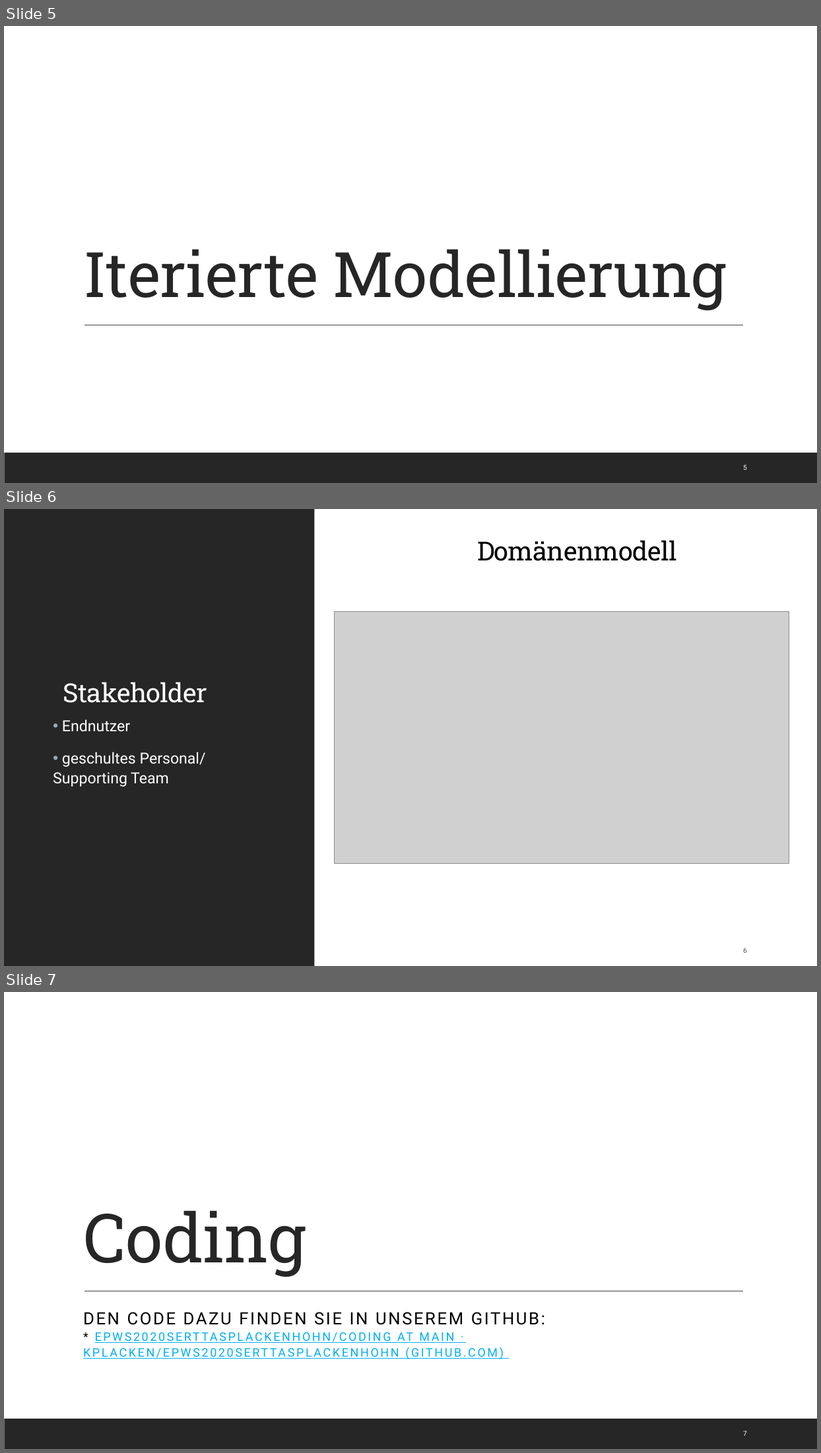
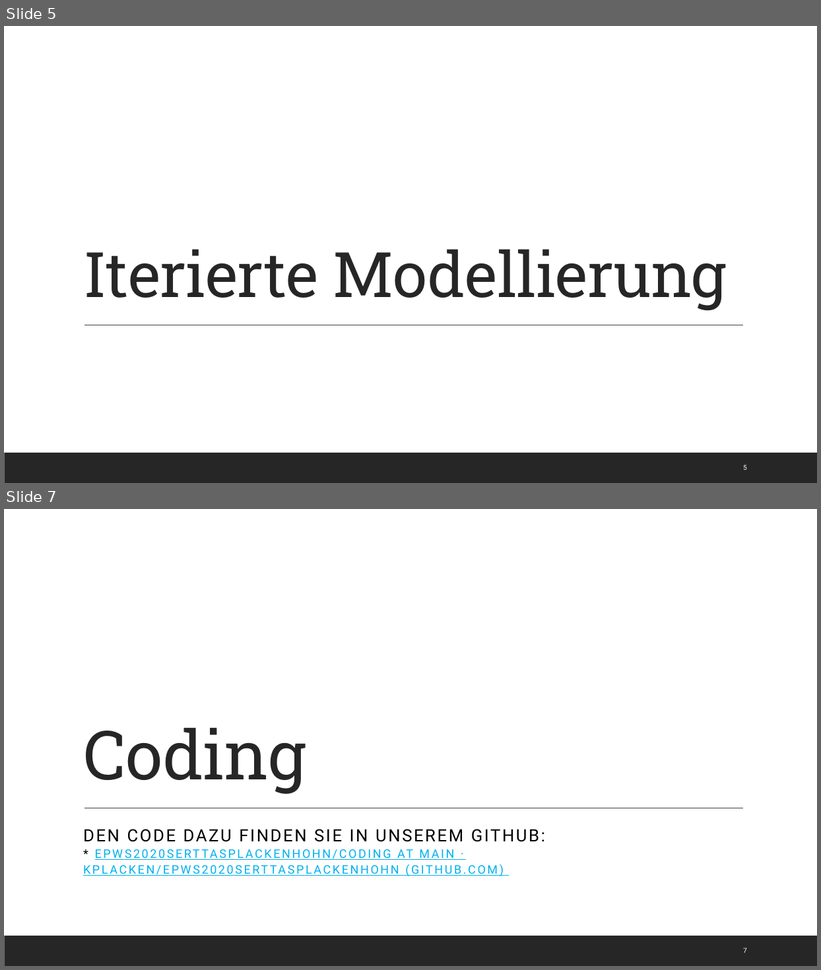
Before and after one commit to Kplacken/EPWS2020SerttasPlackenhohn, a slide deck: Audits/Audit 4/WS2020_SerttasPlackenhohn_Audit4.pptx. Shown one above the other, each under a label of ours: slides 5, 6 and 7 before the commit, slides 5 and 7 after it; the slides between them are not shown. The pictures are 821x1453 and 821x970 pixels, drawn with LibreOffice and Linux fonts; fonts in the diff are those of the drawing; grey boxes stand for pictures. Boxes give left, top, right and bottom in pixels: in the first picture for what was removed or moved away, otherwise in the second. Text is boxed around its words. In the diff, an @@ line names an element or a change of style, - is before the commit and + after.

```diff
--- a/Audits/Audit 4/WS2020_SerttasPlackenhohn_Audit4.pptx
+++ b/Audits/Audit 4/WS2020_SerttasPlackenhohn_Audit4.pptx
@@ slide 6 removed at bbox=[4, 509, 817, 966], background #FFFFFF @@
@@ rectangle removed at bbox=[4, 509, 314, 966] @@
@@ title removed at bbox=[477, 540, 677, 561] @@
-Domänenmodell
@@ picture removed at bbox=[335, 611, 789, 864] @@
@@ text removed at bbox=[63, 682, 207, 703] @@
-Stakeholder
@@ text removed at bbox=[53, 720, 206, 787] @@
-• Endnutzer
-• geschultes Personal/ Supporting Team
@@ page number removed at bbox=[743, 948, 747, 953] @@
-6
```
Also in this commit, not shown: 2 slides changed, 1 slide added.
